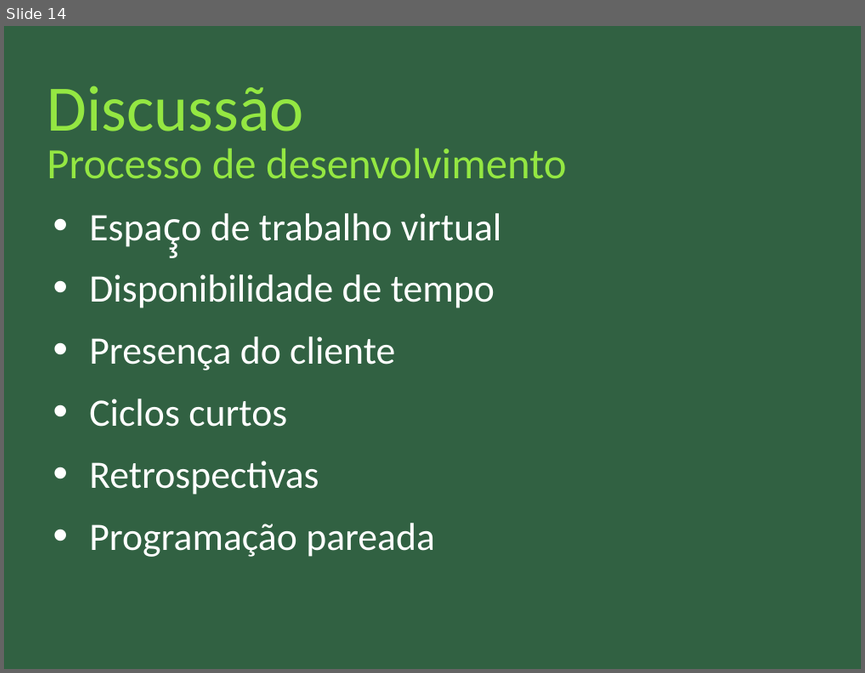
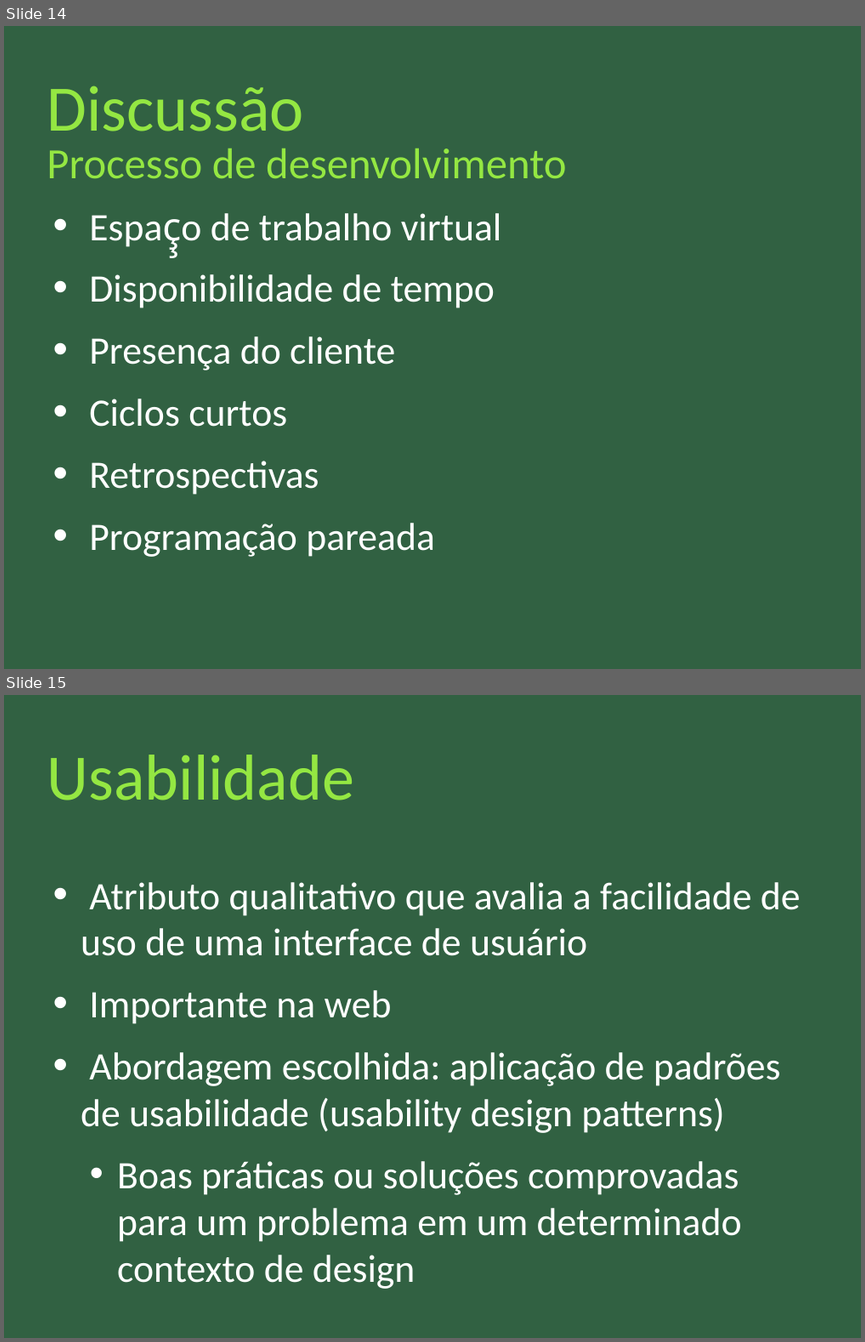
Before and after one commit to nathaliaspatricio/febracev, a slide deck: docs/monografia/apresentação_final.odp. Shown one above the other, each under a label of ours: slide 14 before the commit, slides 14 and 15 after it. The pictures are 865x673 and 865x1342 pixels, drawn with LibreOffice and Linux fonts; fonts in the diff are those of the drawing. Boxes give left, top, right and bottom in pixels: in the first picture for what was removed or moved away, otherwise in the second. Text is boxed around its words. In the diff, an @@ line names an element or a change of style, - is before the commit and + after.

```diff
--- a/docs/monografia/apresentação_final.odp
+++ b/docs/monografia/apresentação_final.odp
@@ slide 15 added at (4, 695, 861, 1338), background #316142 @@
@@ title added at (46, 755, 354, 800), 60 pt, text #94E742 @@
+Usabilidade
@@ text added at (80, 882, 800, 1288), 36 pt, text #FFFFFF @@
+• Atributo qualitativo que avalia a facilidade de uso de uma interface de usuário
+• Importante na web
+• Abordagem escolhida: aplicação de padrões de usabilidade (usability design patterns)
+  • Boas práticas ou soluções comprovadas para um problema em um determinado contexto de design
```
Also in this commit, not shown: 5 slides changed, 2 other files.
